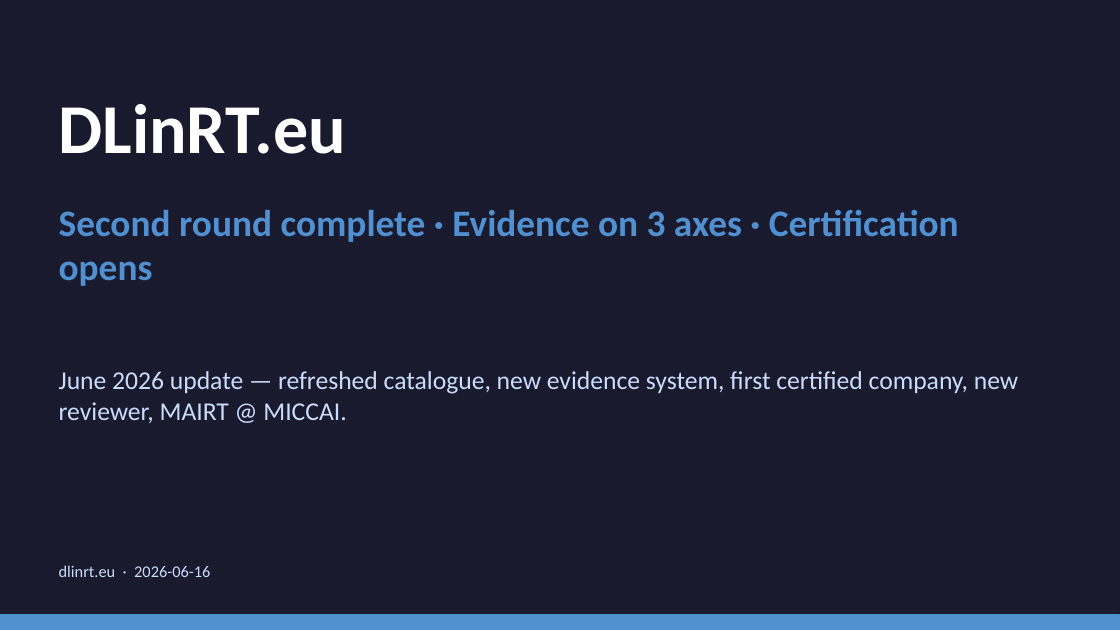
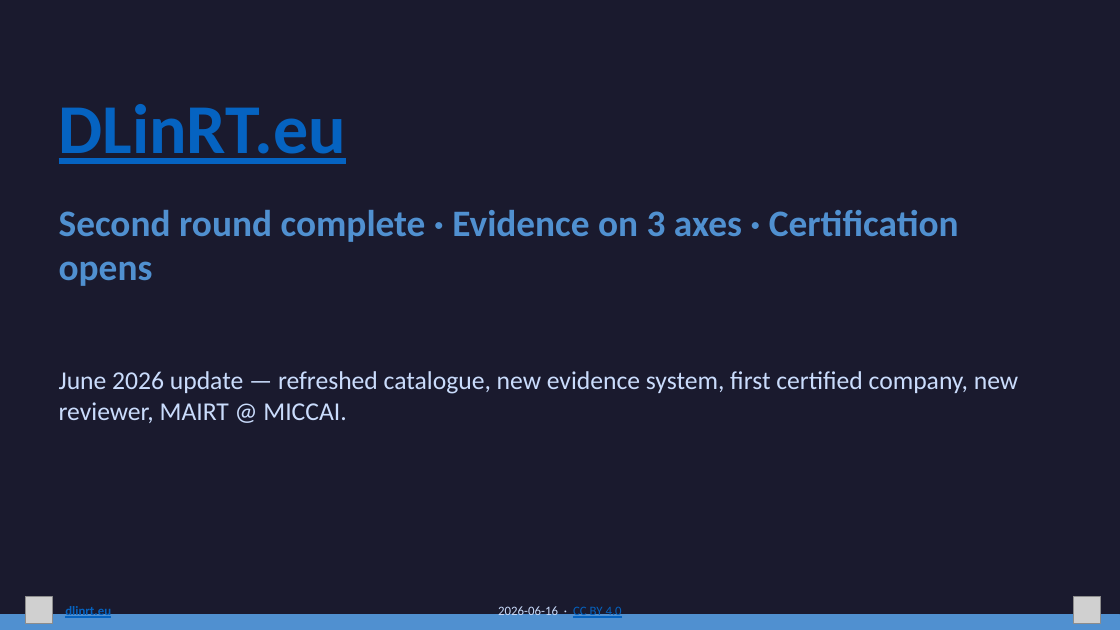
Before and after one commit to DLinRT-eu/dlinrteu-website, a slide deck: slide 1 of public/newsletters/2026-06/dlinrt-2026-06-update.pptx. Drawn at 1120x630 pixels with LibreOffice and Linux fonts; fonts in the diff are those of the drawing; grey boxes stand for pictures. Boxes give left, top, right and bottom in pixels: in the first picture for what was removed or moved away, otherwise in the second. Text is boxed around its words. In the diff, an @@ line names an element or a change of style, - is before the commit and + after.

```diff
--- a/public/newsletters/2026-06/dlinrt-2026-06-update.pptx
+++ b/public/newsletters/2026-06/dlinrt-2026-06-update.pptx
@@ text "DLinRT.eu" at box(59, 104, 346, 164): text colour #FFFFFF to #0563C1, underline on @@
@@ picture added at box(25, 597, 52, 623) @@
@@ picture added at box(1074, 597, 1101, 623) @@
@@ text added at box(65, 605, 111, 620), 11 pt, text #0563C1, bold, underline @@
+dlinrt.eu
@@ text at box(498, 605, 622, 620): text changed; size 14 to 11 pt @@
-dlinrt.eu · 2026-06-16
+2026-06-16 · CC BY 4.0
```
Also in this commit, not shown: 5 other slides changed, 7 other files.
